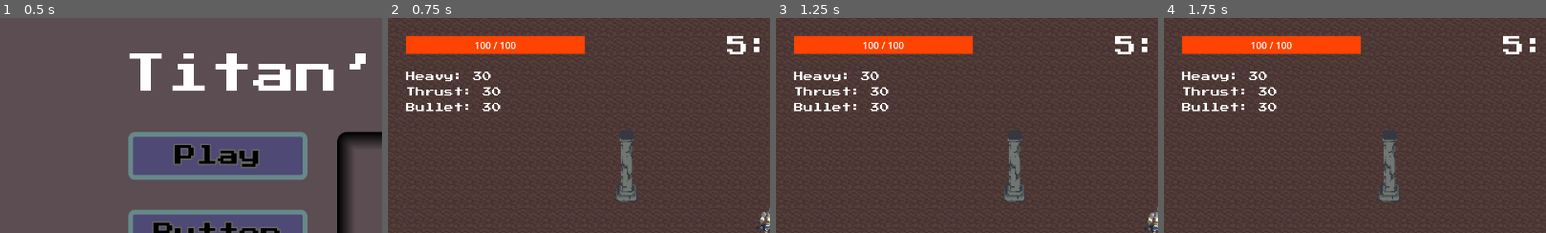
Above: before the commit, frames 1-4 (left to right).
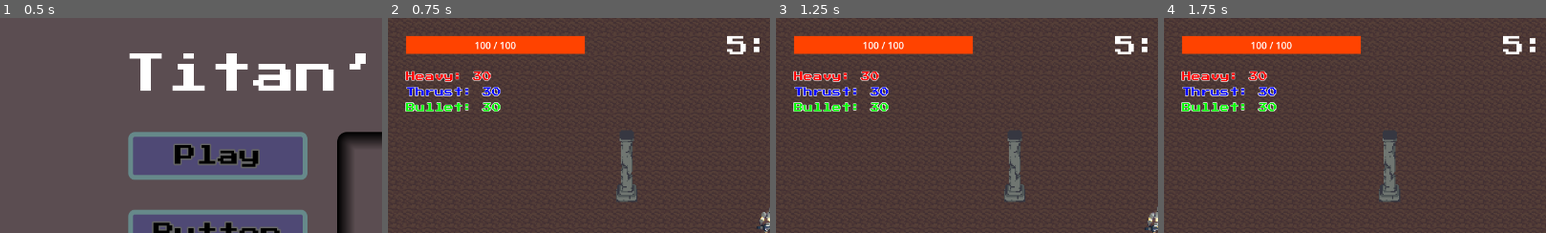
Above: after the commit, the same moments.

Repository: Sai-11011/godot-game-jam
Game: Godot game, scene res://Scenes/start_ui.tscn
Two runs of this game, one before a commit and one after it. Both use one fixed random seed, a clock stepped at 60 frames per second and the inputs below. The engine's default icon, where the game draws it, is replaced by a stand-in: a white triangle on a blue panel in a dark square.
Inputs (mouse positions are % of the whole screen's width and height, from its top left):
- Up to frame 1 (0.5 s): no input
- Up to frame 2 (0.75 s): click "Play" at 0.5 s
- Up to frame 3 (1.25 s): no input
- Up to frame 4 (1.75 s): move the mouse to (72, 45) at 1.27 s; press the mouse at (72, 45) at 1.28 s; hold D (right) from 1.28 s (still down)
The pictures show only the part of the screen within x 0-50%, y 0-50%; the shares and areas given below are measured in that part.

Frame 1 is identical in both runs. In frame 2, 2.0% of the frame differs, in the area x 4-30%, y 24-44%; in frame 3, 2.0%; in frame 4, 2.0%.

Commit message:
added folders for the music.

Diff:
--- a/PlaceHolders/player.svg
+++ /dev/null
@@ -1 +0,0 @@
-<svg xmlns="http://www.w3.org/2000/svg" width="128" height="128"><g fill="#fff" transform="translate(12.322 12.322)scale(.101)"><path fill="#478cbf" d="M105,673 L257,687 q12,1 15,14 l4,67 132,10 8,-61 q2,-11 15,-15 h162 q13,4 15,15 l8,61 132,-10 4,-67 q3,-13 15,-14 L919,673 C950,480 800,220 512,220 C224,220 50,480 105,673 Z M105,706 v39 c0,276 813,276 814,0 v-39 l-134,12 -5,69 q-2,10 -14,13 l-162,11 q-12,0 -16,-11 l-10,-65 H446 l-10,65 q-4,11 -16,11 l-162,-11 q-12,-3 -14,-13 l-5,-69 z"/><path fill="#478cbf" d="M105 673v33q407 354 814 0v-33z"/><path d="M483 720c0 34 58 34 58 0v-86c0-34-58-34-58 0z"/><circle cx="725" cy="566" r="90"/><circle cx="299" cy="566" r="90"/></g><g fill="#414042" transform="translate(12.322 12.322)scale(.101)"><circle cx="307" cy="572" r="60"/><circle cx="717" cy="572" r="60"/></g></svg>
--- a/Scenes/hud.tscn
+++ b/Scenes/hud.tscn
@@ -65,12 +65,21 @@
 
 [node name="HeavyCount" type="Label" parent="MarginContainer/StatsContainer/ShardCounters" unique_id=179393975]
 layout_mode = 2
+theme_override_colors/font_color = Color(1, 0, 0, 1)
+theme_override_colors/font_outline_color = Color(1, 1, 1, 1)
+theme_override_constants/outline_size = 3
 theme_override_fonts/font = ExtResource("2_fccik")
 
 [node name="ThrustCount" type="Label" parent="MarginContainer/StatsContainer/ShardCounters" unique_id=2031948140]
 layout_mode = 2
+theme_override_colors/font_color = Color(0, 0, 1, 1)
+theme_override_colors/font_outline_color = Color(1, 1, 1, 1)
+theme_override_constants/outline_size = 3
 theme_override_fonts/font = ExtResource("2_fccik")
 
 [node name="BulletCount" type="Label" parent="MarginContainer/StatsContainer/ShardCounters" unique_id=901330102]
 layout_mode = 2
+theme_override_colors/font_color = Color(0, 1, 0, 1)
+theme_override_colors/font_outline_color = Color(1, 1, 1, 1)
+theme_override_constants/outline_size = 3
 theme_override_fonts/font = ExtResource("2_fccik")
--- a/Scenes/shard_spawner.tscn
+++ b/Scenes/shard_spawner.tscn
@@ -8,3 +8,5 @@
 [node name="SpawnTimer" type="Timer" parent="." unique_id=484002595]
 wait_time = 4.0
 autostart = true
+
+[connection signal="timeout" from="SpawnTimer" to="." method="_on_spawn_timer_timeout"]
--- a/Scripts/shard_spawner.gd
+++ b/Scripts/shard_spawner.gd
@@ -12,7 +12,6 @@
 
 func _ready():
 	player = get_tree().get_first_node_in_group("Player")
-	$SpawnTimer.timeout.connect(_on_spawn_timer_timeout)
 
 func _on_spawn_timer_timeout():
 	if shard_scene == null:
Renamed: PlaceHolders/Cyborg.png -> Music/Hearo get hit/Cyborg.png
Binary file added: Music/Hero steps/Stone/Cyborg.png
Binary file added: Music/Hero steps/grass/Cyborg.png
Binary file added: Music/Hero steps/land/Cyborg.png
Binary file added: Music/sword related/Cyborg.png
Not shown, removed: PlaceHolders/Cyborg.png.import
Not shown, removed: PlaceHolders/player.svg.import
